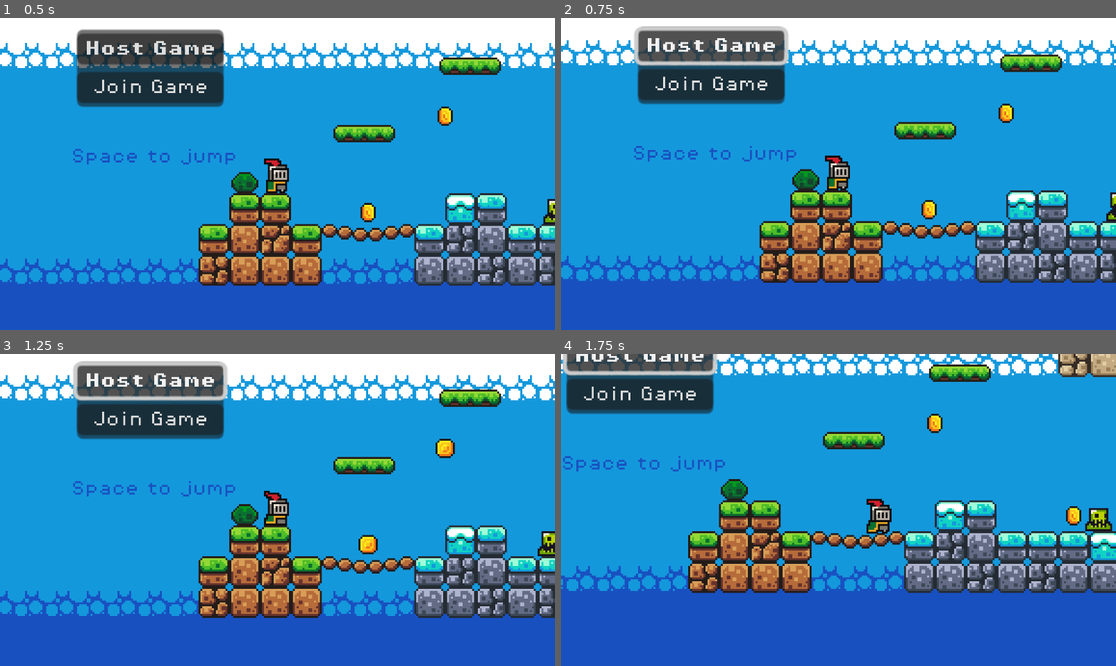
Above: before the commit, frames 1-4 (two rows, left to right).
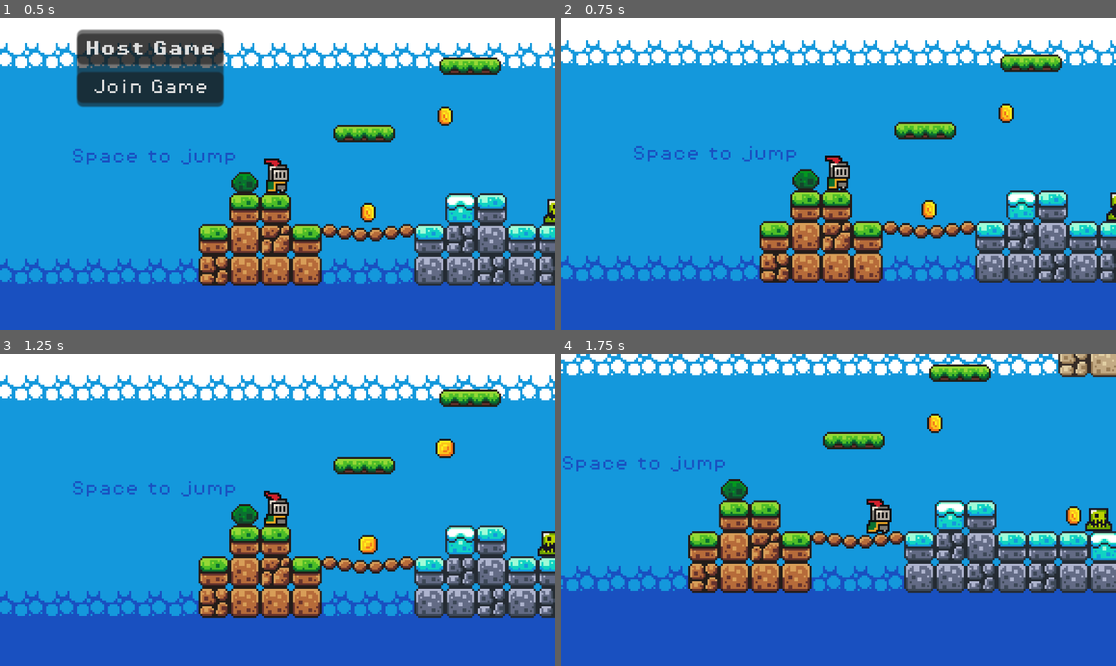
Above: after the commit, the same moments.

Repository: RunninglVlan/FirstGodotGame
Game: Godot game, scene res://scenes/game.tscn
The game is run twice, just before and just after one commit, with the same random seed, the same clock (stepped at 60 frames per second) and the same inputs.
Inputs:
- Up to frame 1 (0.5 s): no input
- Up to frame 2 (0.75 s): click "Host Game" at 0.5 s
- Up to frame 3 (1.25 s): no input
- Up to frame 4 (1.75 s): hold Right (move_right) from 1.28 s (still down)

Frame 1 is identical in both runs. In frame 2, 6.6% of the frame differs, in the area x 13-42%, y 2-28%; in frame 3, 6.6%; in frame 4, 5.1%.

Commit message:
feat: added button pressed handlers
Autoloaded MultiplayerManager

Diff:
--- a/project.godot
+++ b/project.godot
@@ -18,6 +18,7 @@
 [autoload]
 
 Music="*res://scenes/music.tscn"
+MultiplayerManager="*res://scripts/multiplayer/multiplayer-manager.gd"
 
 [input]
 
--- a/scenes/game.tscn
+++ b/scenes/game.tscn
@@ -588,6 +588,7 @@
 autowrap_mode = 2
 
 [node name="MultiplayerHUD" type="PanelContainer" parent="."]
+unique_name_in_owner = true
 offset_left = -104.0
 offset_top = -69.0
 offset_right = -28.0
@@ -608,3 +609,6 @@
 theme_override_fonts/font = ExtResource("7_1whic")
 theme_override_font_sizes/font_size = 8
 text = "Join Game"
+
+[connection signal="pressed" from="MultiplayerHUD/VBoxContainer/HostGame" to="GameManager" method="host_game"]
+[connection signal="pressed" from="MultiplayerHUD/VBoxContainer/JoinGame" to="GameManager" method="join_game"]
--- a/scripts/game-manager.gd
+++ b/scripts/game-manager.gd
@@ -14,3 +14,13 @@
 	score += 1
 	score_label.text = str(score)
 	print(score)
+
+
+func host_game():
+	MultiplayerManager.host_game()
+	%MultiplayerHUD.hide()
+
+
+func join_game():
+	MultiplayerManager.join_game()
+	%MultiplayerHUD.hide()
--- /dev/null
+++ b/scripts/multiplayer/multiplayer-manager.gd
@@ -0,0 +1,9 @@
+extends Node
+
+
+func host_game():
+	print("Hosting game")
+
+
+func join_game():
+	print("Joining game")
